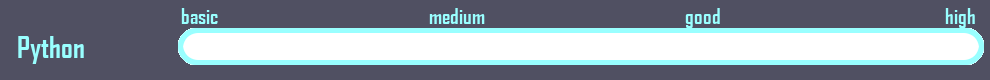
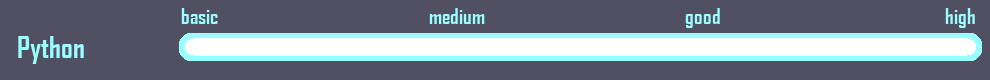
Layers edited between the first and the second 990px x 80px image:
renamed "Capa #1" to "Layer", painted on it over [178, 28, 984, 65]
